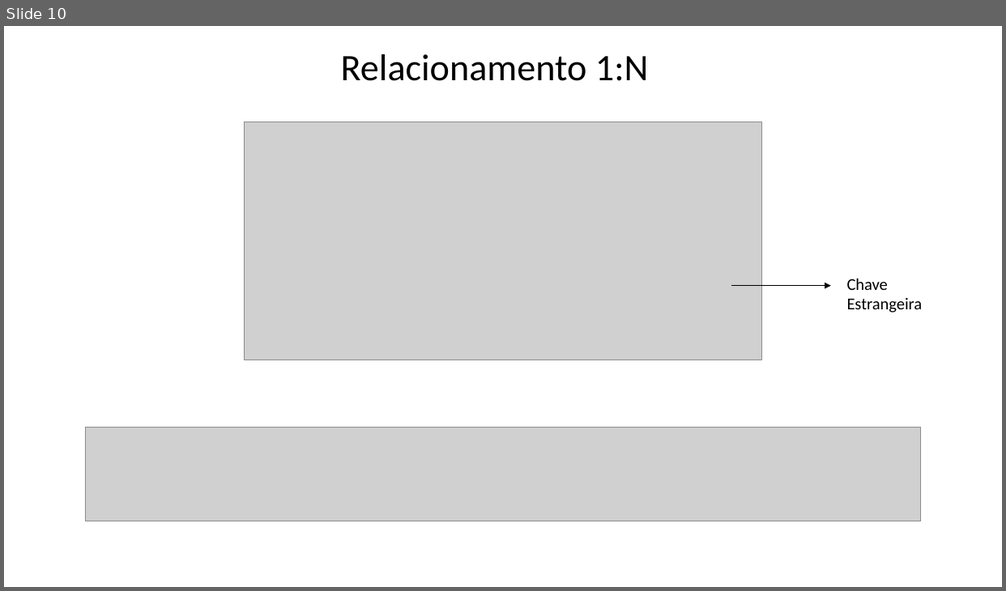
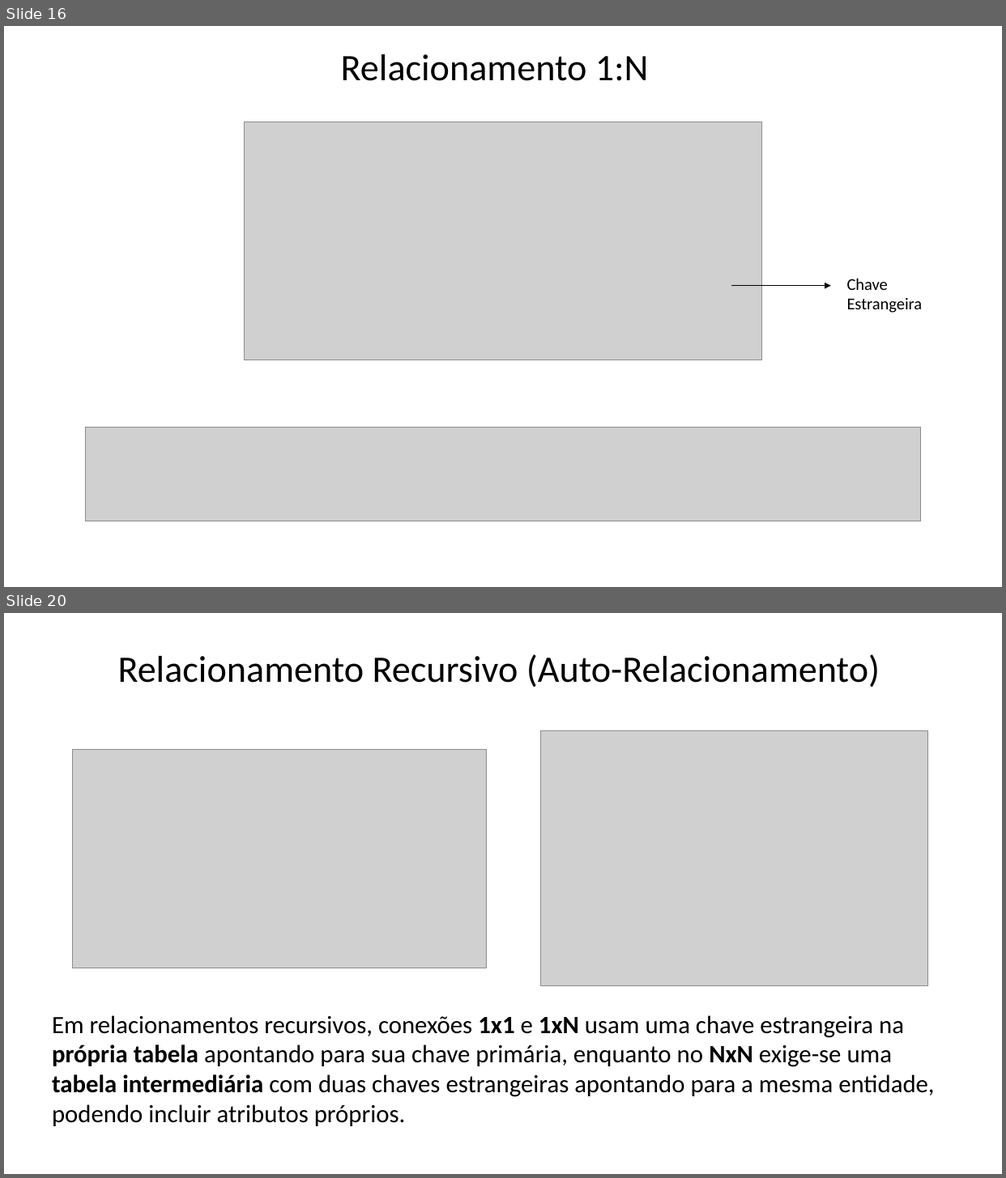
Before and after one commit to Felipe-Tagawa/C07-Monitoria, a slide deck: Aula 04/Models.pptx. Shown one above the other, each under a label of ours: slide 10 before the commit, slides 16 and 20 after it; the slides between them are not shown. The pictures are 1006x591 and 1006x1178 pixels, drawn with LibreOffice and Linux fonts; fonts in the diff are those of the drawing; grey boxes stand for pictures; background and template pictures are left out. Boxes give left, top, right and bottom in pixels: in the first picture for what was removed or moved away, otherwise in the second. Text is boxed around its words. In the diff, an @@ line names an element or a change of style, - is before the commit and + after.

```diff
--- a/Aula 04/Models.pptx
+++ b/Aula 04/Models.pptx
@@ slide 20 added at bbox=[4, 613, 1002, 1174], background picture (left out) @@
@@ text added at bbox=[118, 654, 880, 688], 36 pt, text #000000 @@
+Relacionamento Recursivo (Auto-Relacionamento)
@@ picture added at bbox=[541, 730, 928, 986] @@
@@ picture added at bbox=[72, 749, 486, 968] @@
@@ text added at bbox=[52, 1016, 934, 1127], 24 pt, text #000000 @@
+Em relacionamentos recursivos, conexões 1x1 e 1xN usam uma chave estrangeira na própria tabela apontando para sua chave primária, enquanto no NxN exige-se uma tabela intermediária com duas chaves estrangeiras apontando para a mesma entidade, podendo incluir atributos próprios.
@@ what was slide 10 is now slide 16 @@
```
Also in this commit, not shown: 2 slides changed, 10 other slides added, 3 slides removed, 11 other files.
